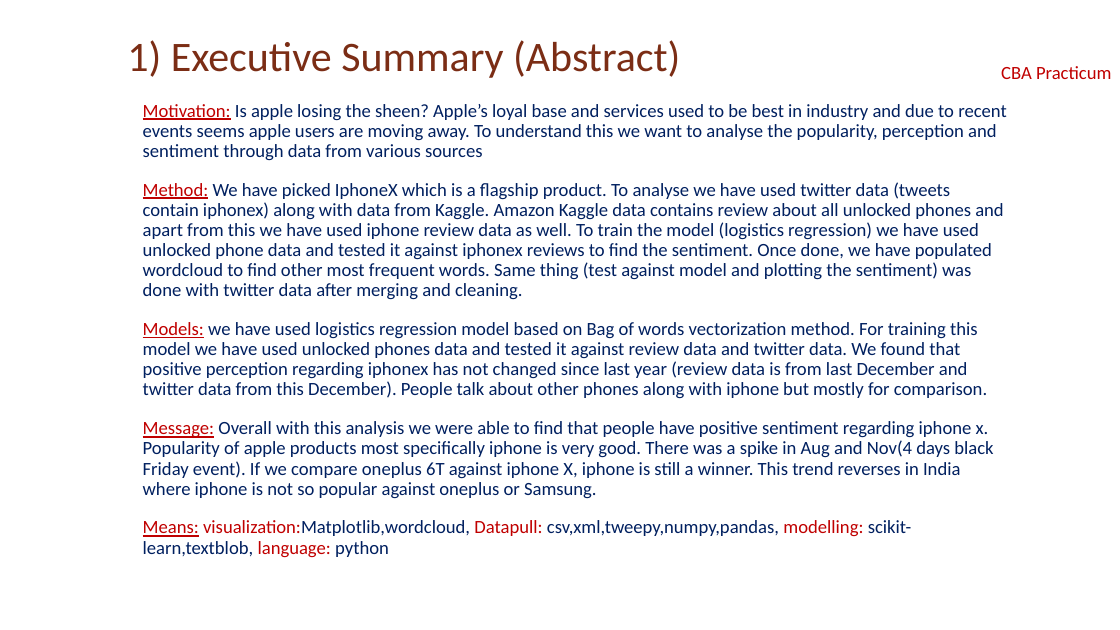
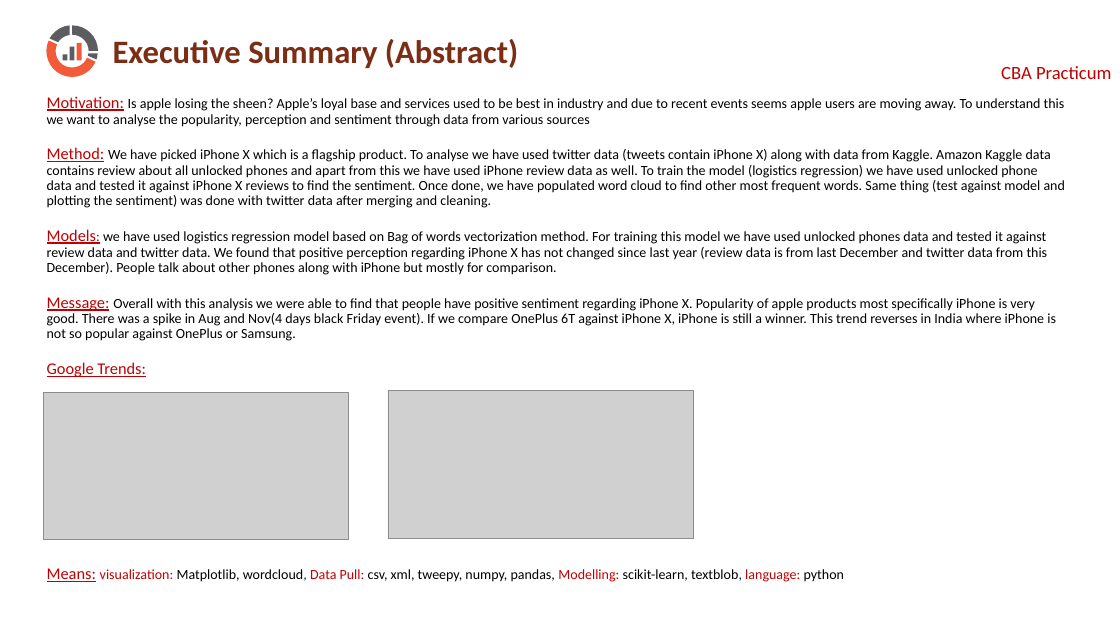
Before and after one commit to siwanian/PracticumData, a slide deck: slide 3 of Practicum Presentation.pptx. Drawn at 1120x630 pixels with LibreOffice and Linux fonts; fonts in the diff are those of the drawing; grey boxes stand for pictures; background and template pictures are left out. Boxes give left, top, right and bottom in pixels: in the first picture for what was removed or moved away, otherwise in the second. Text is boxed around its words. In the diff, an @@ line names an element or a change of style, - is before the commit and + after.

```diff
--- a/Practicum Presentation.pptx
+++ b/Practicum Presentation.pptx
@@ group added at (43,25,98,76): 7 freeform shapes @@
@@ title at (113,39,518,68): text changed; size 36 to 28 pt; bold on @@
-1) Executive Summary (Abstract)
+Executive Summary (Abstract)
@@ text "Motivation: Is apple losing the ...": place and size @@
-text "Motivation: Is apple losing the ..." at (143,104,1006,558)
+text "Motivation: Is apple losing the ..." at (47,96,1065,582)
@@ text at (47,96,1065,127): size 16 to 14 pt in "Motivation:"; size 16 to 12 pt, text colour #002060 to #000000 in "Is apple losing the sheen? Apple’s loyal ..." @@
@@ text at (47,147,1065,582): text changed; size 16 to 12 pt; text colour #002060 to #000000 @@
-Method: We have picked IphoneX which is a flagship product. To analyse we have used twitter data (tweets contain iphonex) along with data from Kaggle. Amazon Kaggle data contains review about all unlocked phones and apart from this we have used iphone review data as well. To train the model (logistics regression) we have used unlocked phone data and tested it against iphonex reviews to find the sentiment. Once done, we have populated wordcloud to find other most frequent words. Same thing (test against model and plotting the sentiment) was done with twitter data after merging and cleaning.
-Models: we have used logistics regression model based on Bag of words vectorization method. For training this model we have used unlocked phones data and tested it against review data and twitter data. We found that positive perception regarding iphonex has not changed since last year (review data is from last December and twitter data from this December). People talk about other phones along with iphone but mostly for comparison.
-Message: Overall with this analysis we were able to find that people have positive sentiment regarding iphone x. Popularity of apple products most specifically iphone is very good. There was a spike in Aug and Nov(4 days black Friday event). If we compare oneplus 6T against iphone X, iphone is still a winner. This trend reverses in India where iphone is not so popular against oneplus or Samsung.
-Means: visualization:Matplotlib,wordcloud, Datapull: csv,xml,tweepy,numpy,pandas, modelling: scikit-learn,textblob, language: python
+Method: We have picked iPhone X which is a flagship product. To analyse we have used twitter data (tweets contain iPhone X) along with data from Kaggle. Amazon Kaggle data contains review about all unlocked phones and apart from this we have used iPhone review data as well. To train the model (logistics regression) we have used unlocked phone data and tested it against iPhone X reviews to find the sentiment. Once done, we have populated word cloud to find other most frequent words. Same thing (test against model and plotting the sentiment) was done with twitter data after merging and cleaning.
+Models: we have used logistics regression model based on Bag of words vectorization method. For training this model we have used unlocked phones data and tested it against review data and twitter data. We found that positive perception regarding iPhone X has not changed since last year (review data is from last December and twitter data from this December). People talk about other phones along with iPhone but mostly for comparison.
+Message: Overall with this analysis we were able to find that people have positive sentiment regarding iPhone X. Popularity of apple products most specifically iPhone is very good. There was a spike in Aug and Nov(4 days black Friday event). If we compare OnePlus 6T against iPhone X, iPhone is still a winner. This trend reverses in India where iPhone is not so popular against OnePlus or Samsung.
+Google Trends:
+Means: visualization: Matplotlib, wordcloud, Data Pull: csv, xml, tweepy, numpy, pandas, Modelling: scikit-learn, textblob, language: python
@@ picture added at (44,392,348,540) @@
@@ picture added at (388,391,693,539) @@
```
Also in this commit, not shown: 4 other slides changed, 5 slides added, 4 slides removed.
